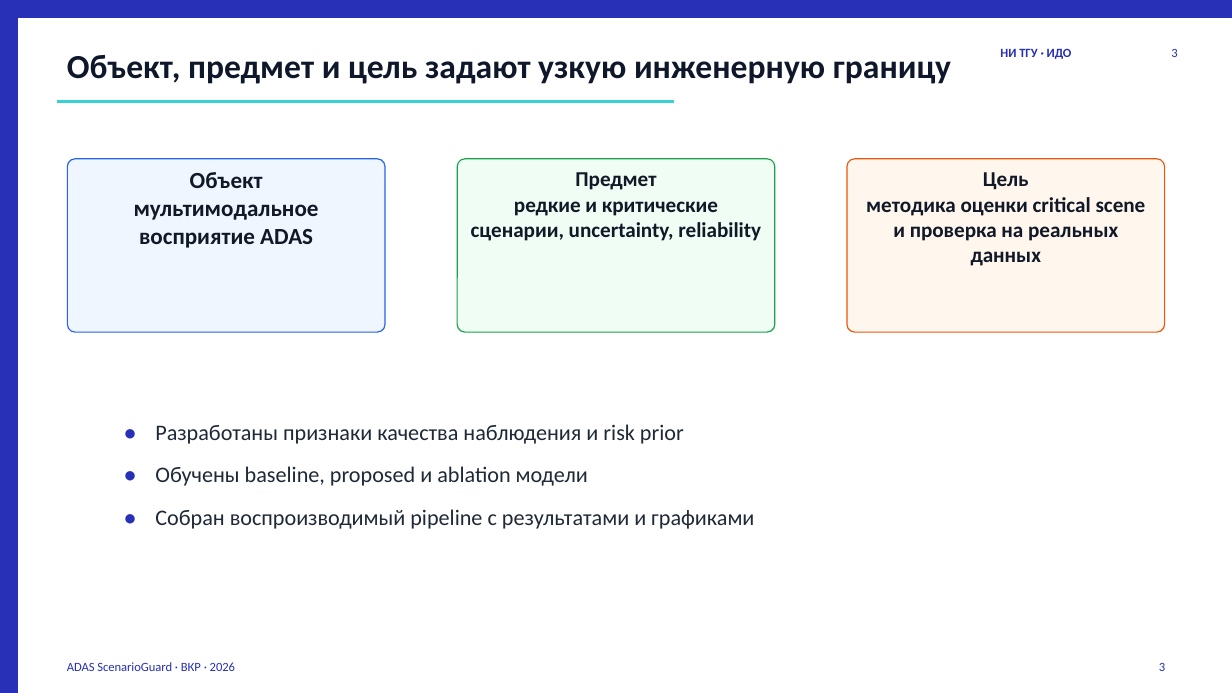
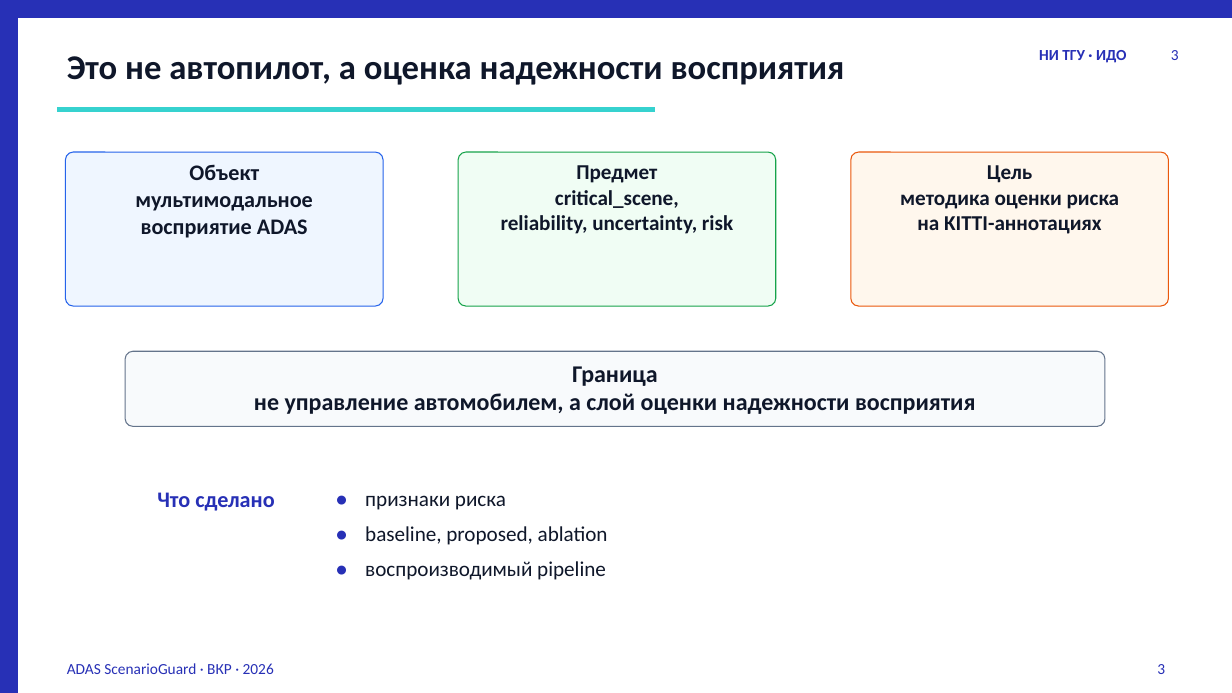
Before and after one commit to Vlad-Git-54/adas-scenarioguard, a slide deck: slide 3 of final/Marianovskiy_VKR_ADAS_defense_final.pptx. Drawn at 1232x693 pixels with LibreOffice and Linux fonts; fonts in the diff are those of the drawing. Boxes give left, top, right and bottom in pixels: in the first picture for what was removed or moved away, otherwise in the second. Text is boxed around its words. In the diff, an @@ line names an element or a change of style, - is before the commit and + after.

```diff
--- a/final/Marianovskiy_VKR_ADAS_defense_final.pptx
+++ b/final/Marianovskiy_VKR_ADAS_defense_final.pptx
@@ text at (x1=67, y1=56, x2=845, y2=85): text changed; size 26.2 to 27 pt @@
-Объект, предмет и цель задают узкую инженерную границу
+Это не автопилот, а оценка надежности восприятия
@@ text "НИ ТГУ · ИДО" moved from (x1=1000, y1=48, x2=1072, y2=59) to (x1=1039, y1=50, x2=1126, y2=63) @@
@@ text "НИ ТГУ · ИДО" at (x1=1039, y1=50, x2=1126, y2=63): size 9.8 to 12 pt; alignment left to right @@
@@ rectangle resized from (x1=57, y1=100, x2=674, y2=103) to (x1=57, y1=108, x2=654, y2=112) @@
@@ rounded rectangle "Объект" resized from (x1=67, y1=159, x2=385, y2=333) to (x1=66, y1=152, x2=384, y2=307) @@
@@ rounded rectangle "Объект" at (x1=66, y1=152, x2=384, y2=307): outline #2563EB 0.9 pt to #2563EB 0.83 pt; proportions changed @@
@@ text in rounded rectangle at (x1=189, y1=164, x2=259, y2=180): size 18 to 17.2 pt, text colour #111827 to #0F172A in "Объект" @@
@@ rounded rectangle "Предмет" resized from (x1=457, y1=159, x2=775, y2=333) to (x1=458, y1=152, x2=776, y2=307) @@
@@ rounded rectangle "Предмет" at (x1=458, y1=152, x2=776, y2=307): outline #16A34A 0.9 pt to #16A34A 0.83 pt; proportions changed @@
@@ text in rounded rectangle at (x1=576, y1=165, x2=657, y2=183): text colour #111827 to #0F172A in "Предмет" @@
@@ rounded rectangle "Цель" resized from (x1=848, y1=159, x2=1165, y2=333) to (x1=851, y1=152, x2=1169, y2=307) @@
@@ rounded rectangle "Цель" at (x1=851, y1=152, x2=1169, y2=307): outline #EA580C 0.9 pt to #EA580C 0.83 pt; proportions changed @@
@@ text in rounded rectangle at (x1=987, y1=165, x2=1033, y2=183): text colour #111827 to #0F172A in "Цель" @@
@@ text in rounded rectangle at (x1=135, y1=196, x2=312, y2=238): text changed; size 18 to 17.2 pt; text colour #111827 to #0F172A @@
-мультимодальное восприятие ADAS
+мультимодальное
+восприятие ADAS
@@ text in rounded rectangle at (x1=501, y1=190, x2=733, y2=234): text changed; text colour #111827 to #0F172A @@
-редкие и критические сценарии, uncertainty, reliability
+critical_scene,
+reliability, uncertainty, risk
@@ text in rounded rectangle at (x1=900, y1=194, x2=1119, y2=234): text changed; text colour #111827 to #0F172A @@
-методика оценки critical scene и проверка на реальных данных
+методика оценки риска
+на KITTI-аннотациях
@@ rounded rectangle added at (x1=125, y1=351, x2=1104, y2=426), fill #F8FAFC, outline #64748B 0.83 pt, 18.8 pt, text #0F172A, bold @@
+Граница
+не управление автомобилем, а слой оценки надежности восприятия
@@ text removed at (x1=155, y1=424, x2=684, y2=444) @@
-Разработаны признаки качества наблюдения и risk prior
@@ text removed at (x1=155, y1=509, x2=754, y2=529) @@
-Собран воспроизводимый pipeline с результатами и графиками
@@ text added at (x1=157, y1=492, x2=274, y2=511), 17.2 pt, text #2730B6, bold @@
+Что сделано
@@ text "•" moved from (x1=116, y1=457, x2=139, y2=485) to (x1=327, y1=482, x2=350, y2=510) @@
@@ text added at (x1=365, y1=495, x2=506, y2=510), 16.5 pt, text #0F172A @@
+признаки риска
@@ text "•" moved from (x1=116, y1=499, x2=139, y2=528) to (x1=327, y1=516, x2=350, y2=544) @@
@@ text at (x1=365, y1=526, x2=608, y2=545): text changed; size 17.2 to 16.5 pt; text colour #1F2937 to #0F172A @@
-Обучены baseline, proposed и ablation модели
+baseline, proposed, ablation
@@ size 17.2 to 16.5 pt in 3 elements at (x1=327, y1=516, x2=350, y2=544), (x1=327, y1=482, x2=350, y2=510), (x1=327, y1=551, x2=350, y2=579) @@
@@ text "•" moved from (x1=116, y1=414, x2=139, y2=443) to (x1=327, y1=551, x2=350, y2=579) @@
@@ text added at (x1=365, y1=561, x2=606, y2=580), 16.5 pt, text #0F172A @@
+воспроизводимый pipeline
@@ size 9.8 to 12 pt in 3 elements at (x1=1171, y1=50, x2=1179, y2=60), (x1=67, y1=663, x2=274, y2=674), (x1=1157, y1=664, x2=1165, y2=674) @@
```
Also in this commit, not shown: 4 other slides changed, 4 slides added, 4 slides removed, 2 other files.
